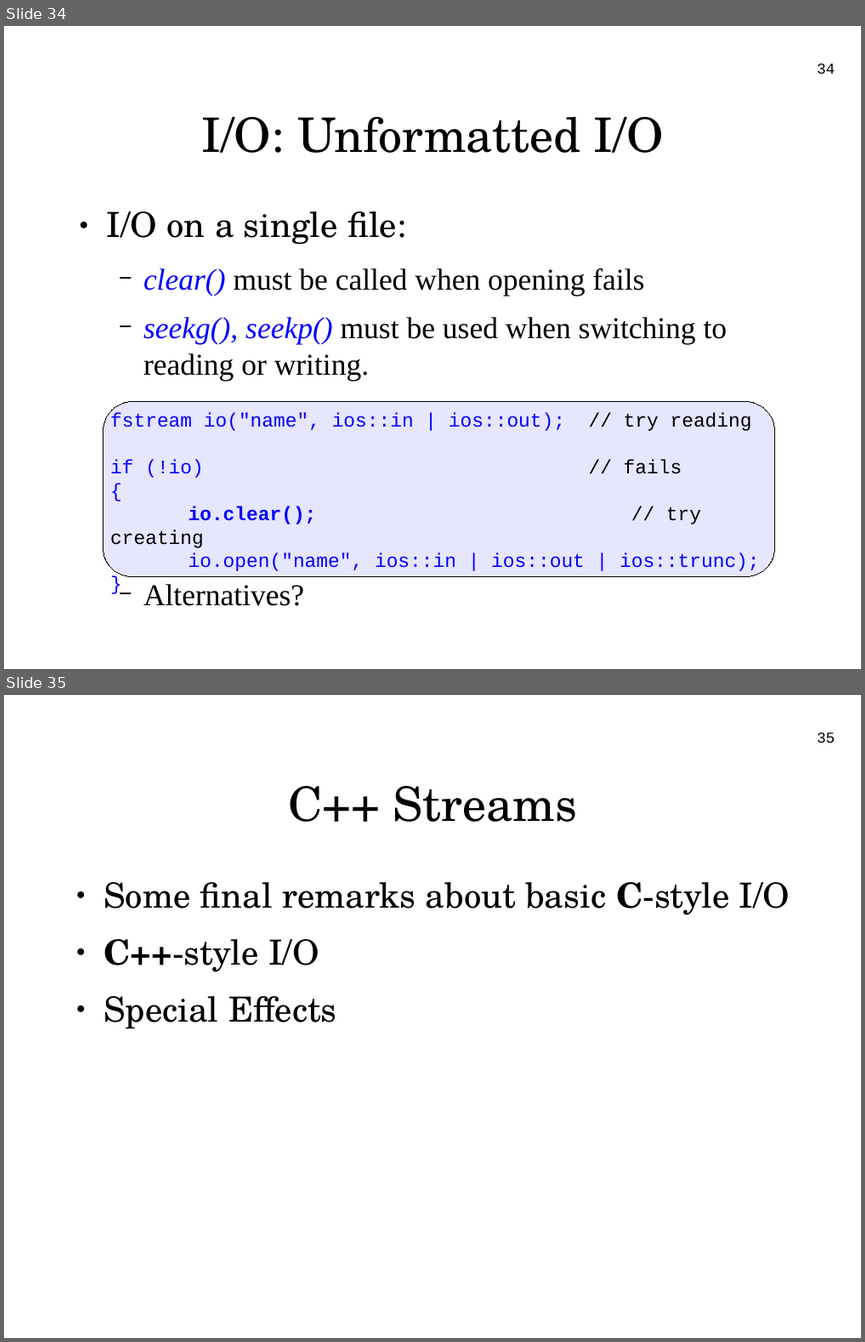
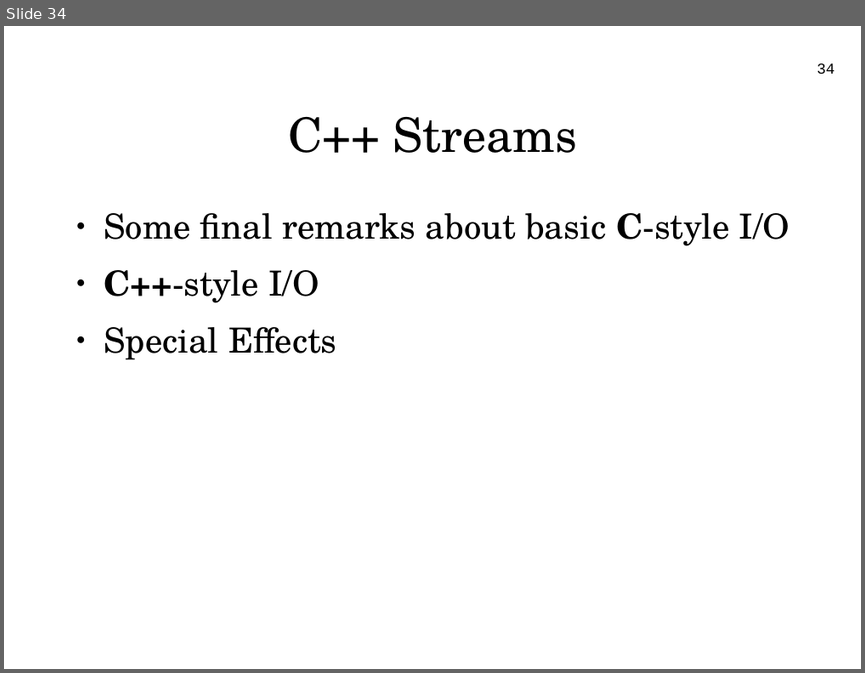
Before and after one commit to PE5E/ICCE, a slide deck: set 7/resources/basicio.odp. Shown one above the other, each under a label of ours: slides 34 and 35 before the commit, slide 34 after it. The pictures are 865x1342 and 865x673 pixels, drawn with LibreOffice and Linux fonts; fonts in the diff are those of the drawing; background and template pictures are left out. Boxes give left, top, right and bottom in pixels: in the first picture for what was removed or moved away, otherwise in the second. Text is boxed around its words. In the diff, an @@ line names an element or a change of style, - is before the commit and + after.

```diff
--- a/set 7/resources/basicio.odp
+++ b/set 7/resources/basicio.odp
@@ slide 34 removed at (x1=4, y1=26, x2=861, y2=669), background picture (left out) @@
@@ page number removed at (x1=817, y1=63, x2=834, y2=74) @@
-34
@@ title removed at (x1=201, y1=117, x2=664, y2=153) @@
-I/O: Unformatted I/O
@@ text removed at (x1=107, y1=211, x2=727, y2=606) @@
-● I/O on a single file:
-  − clear() must be called when opening fails
-  − seekg(), seekp() must be used when switching to reading or writing.
-  − Alternatives?
@@ rounded rectangle removed at (x1=103, y1=402, x2=774, y2=577) @@
@@ text removed at (x1=110, y1=413, x2=760, y2=573) @@
-fstream io("name", ios::in | ios::out); // try reading
-if (!io) // fails
-{
-io.clear(); // try creating
-io.open("name", ios::in | ios::out | ios::trunc);
-}
@@ what was slide 35 is now slide 34 @@
@@ page number at (x1=817, y1=63, x2=834, y2=74): text changed @@
-35
+34
```
Also in this commit, not shown: 3 slides changed, 4 other files.
